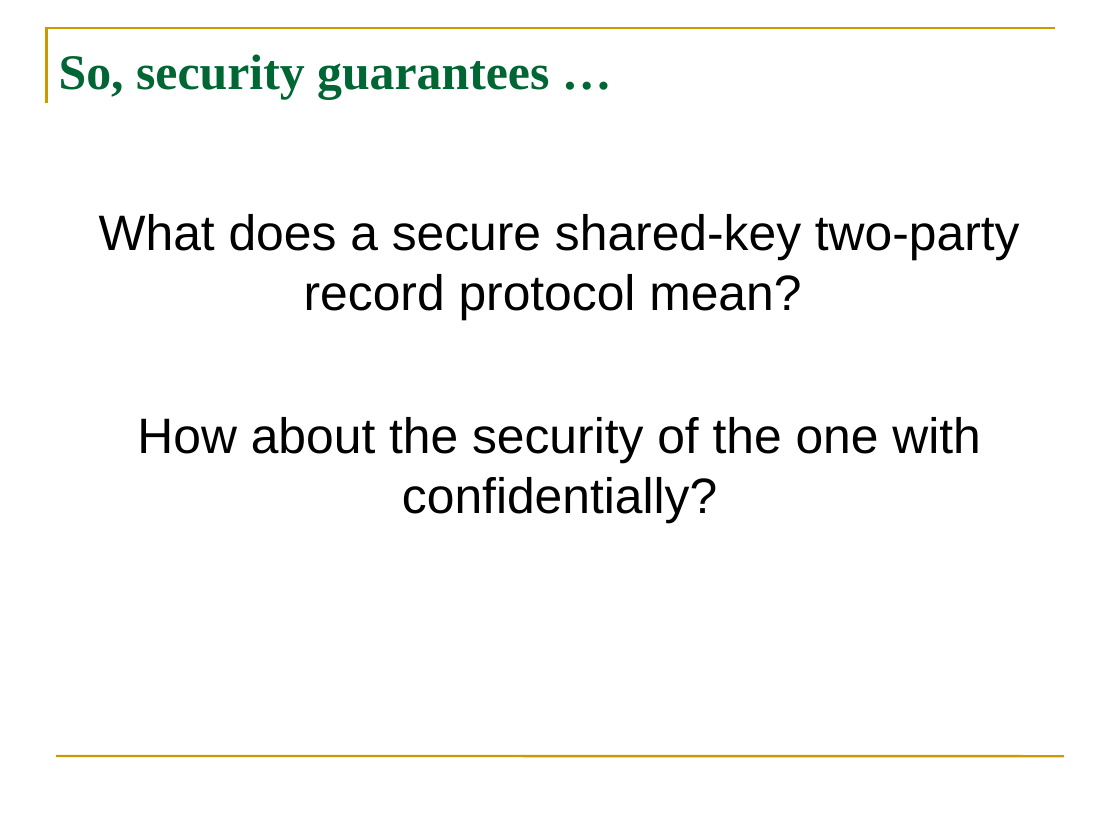
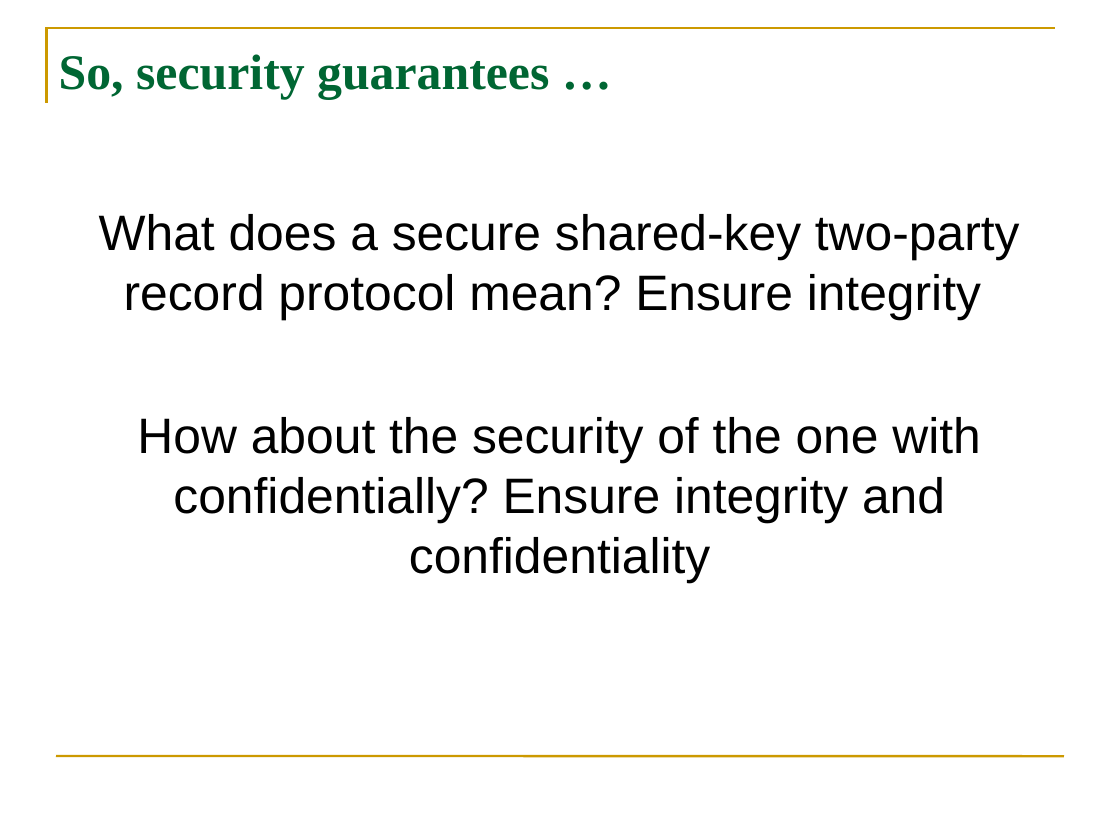
Before and after one commit to GhadaAlmashaqbeh/GhadaAlmashaqbeh.github.io, a slide deck: slide 8 of courses/cse3400-f2026/lecture8.pptx. Drawn at 1120x840 pixels with LibreOffice and Linux fonts; fonts in the diff are those of the drawing. Boxes give left, top, right and bottom in pixels: in the first picture for what was removed or moved away, otherwise in the second. Text is boxed around its words. In the diff, an @@ line names an element or a change of style, - is before the commit and + after.

```diff
--- a/courses/cse3400-f2026/lecture8.pptx
+++ b/courses/cse3400-f2026/lecture8.pptx
@@ text at (99, 214, 1020, 583): text changed @@
-What does a secure shared-key two-party record protocol mean?
-How about the security of the one with confidentially?
+What does a secure shared-key two-party record protocol mean? Ensure integrity
+How about the security of the one with confidentially? Ensure integrity and confidentiality
```
Also in this commit, not shown: 6 other slides changed, 15 other files.
